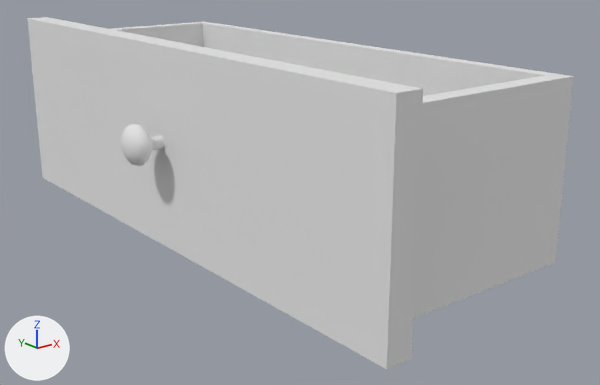
The FBX model Escape/assets/drawer.fbx: old version first, new version second.
Rendered twice from a camera (50 mm lens) standing at (-1.97, -2.76, 0.76) and looking at (0.07, -0.2, -0.27). The lights are fixed; the arrows at lower left show +X, +Y and +Z. Where no turn or scale is listed for an object, it has been applied to the vertices.
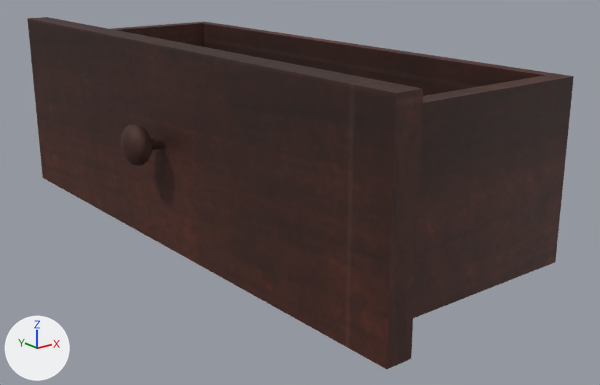
Pixel boxes [x1, y1, x2, y2] of what changed, in the pictures (600 x 385 px):
'Cube.001', recoloured (grey to brown)
    both: [27, 17, 574, 369]

What changed in the scene script:
```text
Add img_dressertex_png:
    img_dressertex_png = load_image('dressertex.png', 'dressertex.png', 512, 512, 'sRGB')
Add mat_material_025:
    mat_material_025 = principled_material('Material.025')
    mat_material_025.texture = img_dressertex_png
    mat_material_025.roughness = 0.69
Change me_cube_016:
    where me_cube_016.from_pydata(...)  # 265 vertices, 514 faces; spans x -0.61..0.49, y -1.25..1.25, z -0.44..0.36
    remove me_cube_016.materials.append(mat_material_016)  # white #e7e7e7
    add me_cube_016.materials.append(mat_material_025)  # picture img_dressertex_png
```
